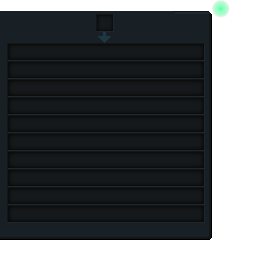
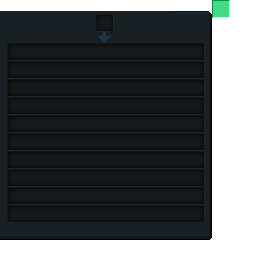
Before/after of a 256px x 256px layered artwork. What changed in the layer stack:
showed "Old Item Selector" over box(212, 0, 230, 18)
